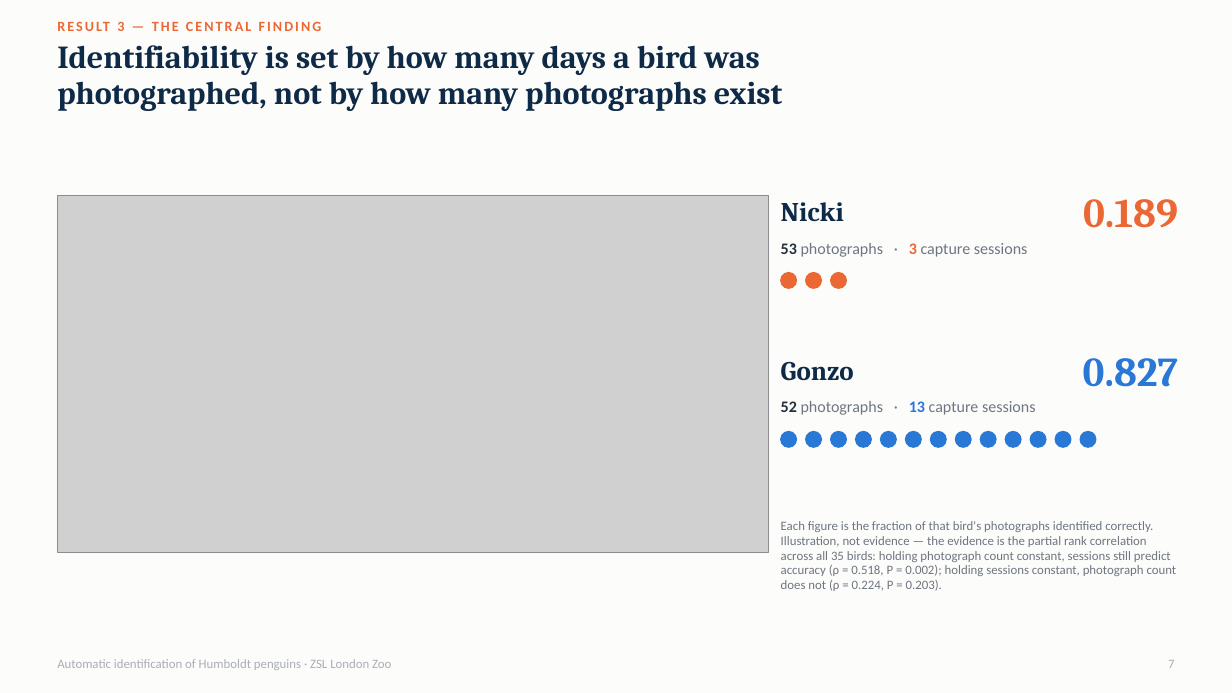
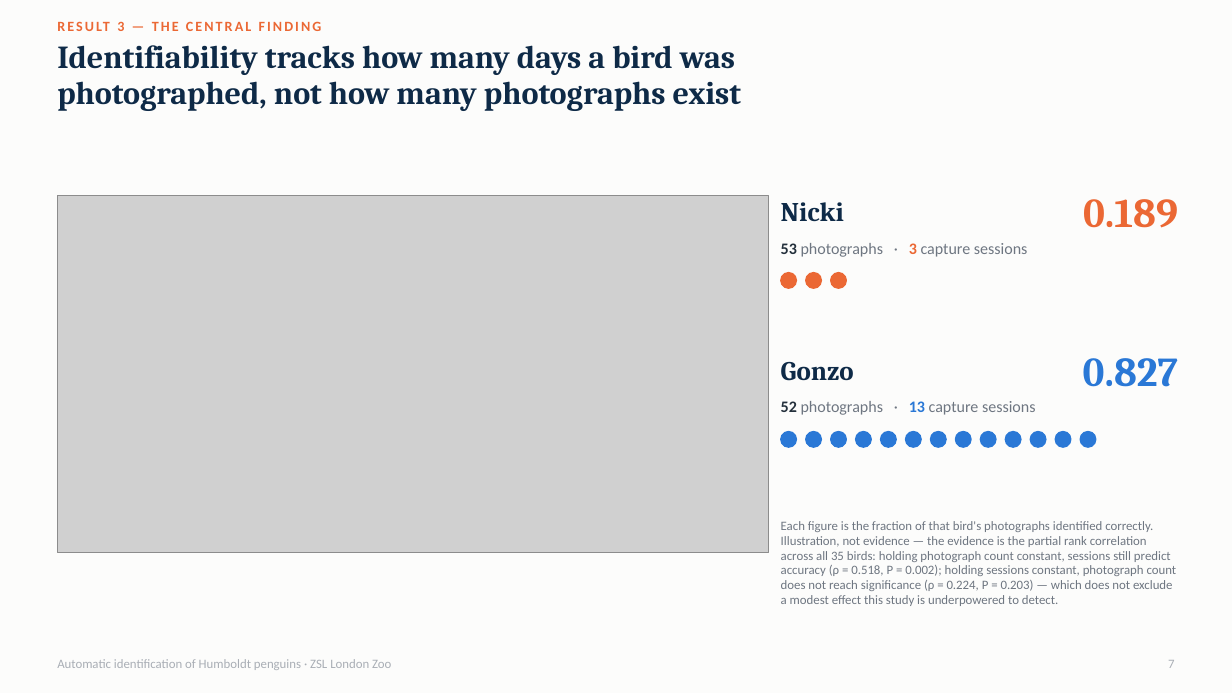
Before and after one commit to aoaoguo2003/pgs, a slide deck: slide 7 of presentation/final_presentation.pptx. Drawn at 1232x693 pixels with LibreOffice and Linux fonts; fonts in the diff are those of the drawing; grey boxes stand for pictures. Boxes give left, top, right and bottom in pixels: in the first picture for what was removed or moved away, otherwise in the second. Text is boxed around its words. In the diff, an @@ line names an element or a change of style, - is before the commit and + after.

```diff
--- a/presentation/final_presentation.pptx
+++ b/presentation/final_presentation.pptx
@@ text at (x1=57, y1=45, x2=741, y2=111): text changed @@
-Identifiability is set by how many days a bird was
-photographed, not by how many photographs exist
+Identifiability tracks how many days a bird was
+photographed, not how many photographs exist
@@ text at (x1=781, y1=521, x2=1177, y2=606): text changed @@
-Each figure is the fraction of that bird's photographs identified correctly. Illustration, not evidence — the evidence is the partial rank correlation across all 35 birds: holding photograph count constant, sessions still predict accuracy (ρ = 0.518, P = 0.002); holding sessions constant, photograph count does not (ρ = 0.224, P = 0.203).
+Each figure is the fraction of that bird's photographs identified correctly. Illustration, not evidence — the evidence is the partial rank correlation across all 35 birds: holding photograph count constant, sessions still predict accuracy (ρ = 0.518, P = 0.002); holding sessions constant, photograph count does not reach significance (ρ = 0.224, P = 0.203) — which does not exclude a modest effect this study is underpowered to detect.
```
Also in this commit, not shown: 2 other slides changed, 3 other files.
